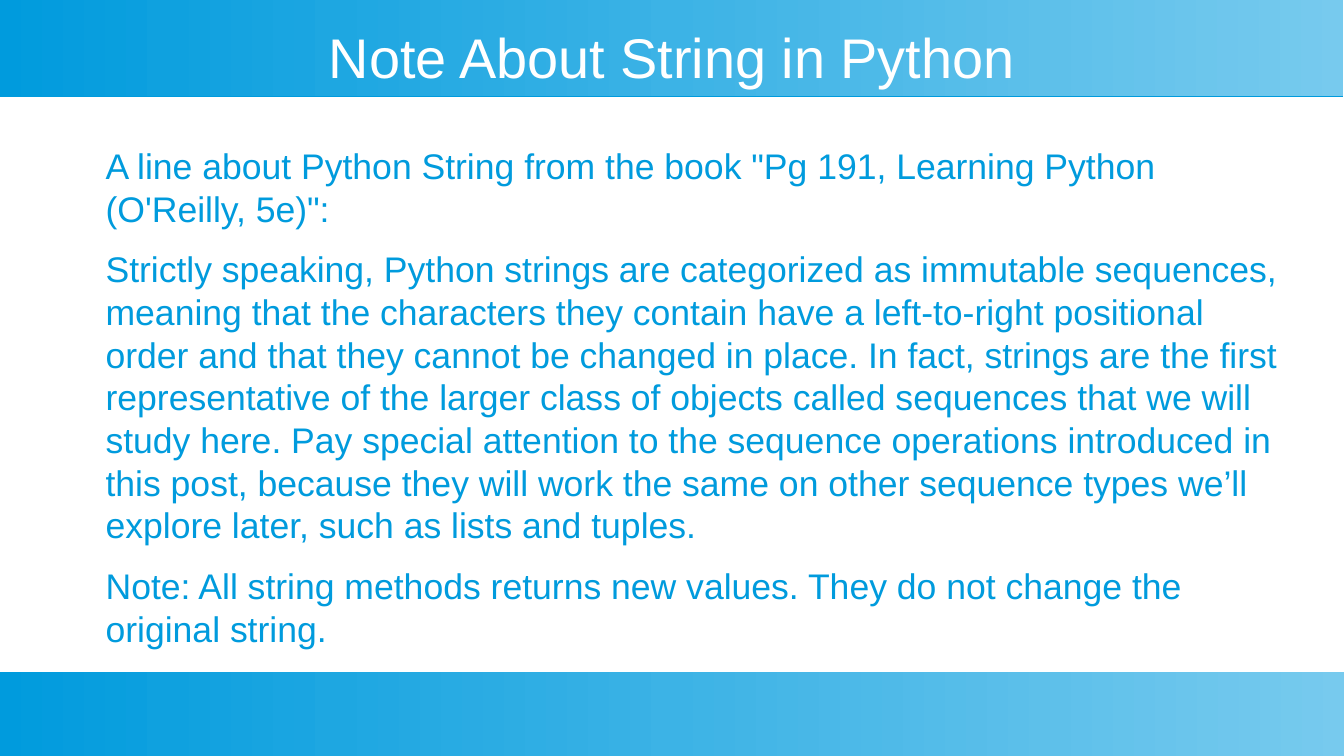
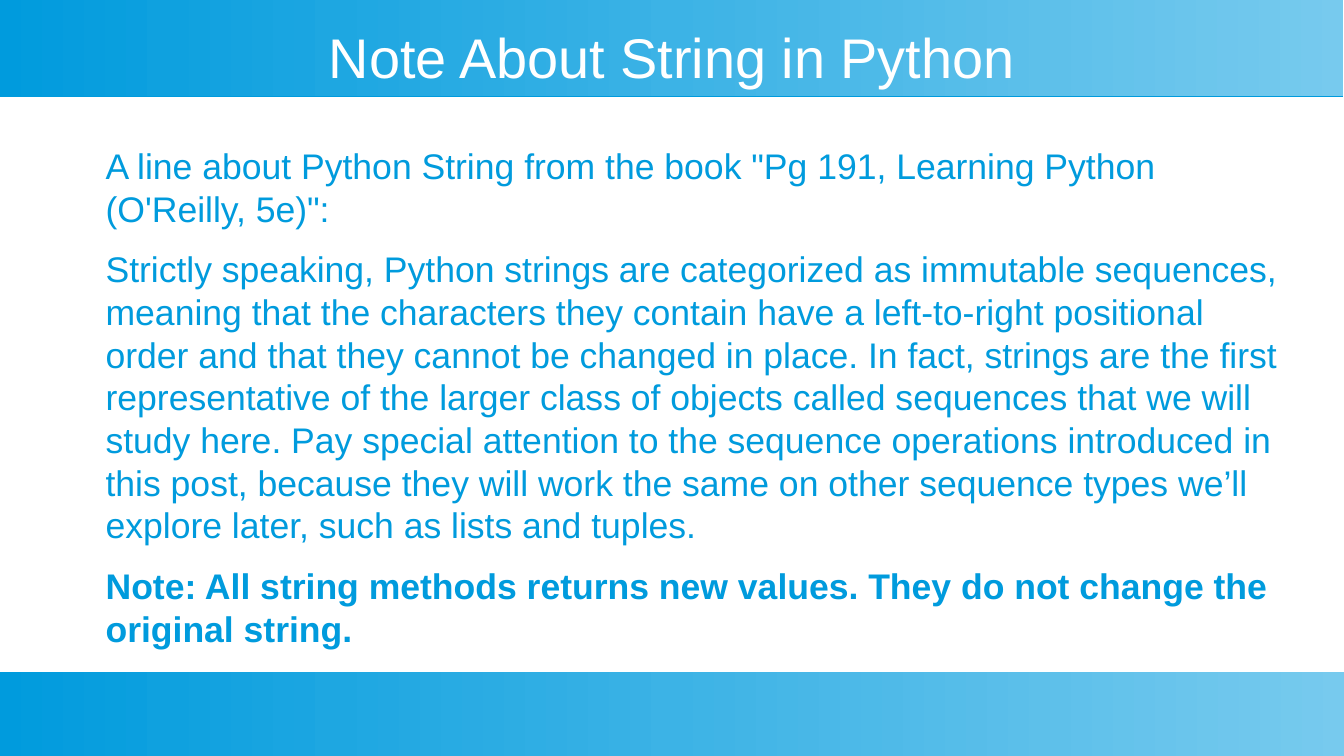
Before and after one commit to ashishjain1547/public_lessons_in_python, a slide deck: slide 3 of Ch 5 - More on Strings/Ch 5.odp. Drawn at 1344x756 pixels with LibreOffice and Linux fonts; fonts in the diff are those of the drawing. Boxes give left, top, right and bottom in pixels: in the first picture for what was removed or moved away, otherwise in the second. Text is boxed around its words. In the diff, an @@ line names an element or a change of style, - is before the commit and + after.

```diff
--- a/Ch 5 - More on Strings/Ch 5.odp
+++ b/Ch 5 - More on Strings/Ch 5.odp
@@ text at (106,573,1267,606): bold on in "Note: All string methods returns new values. ..." @@
```
Also in this commit, not shown: 1 other slide changed, 6 other files.
